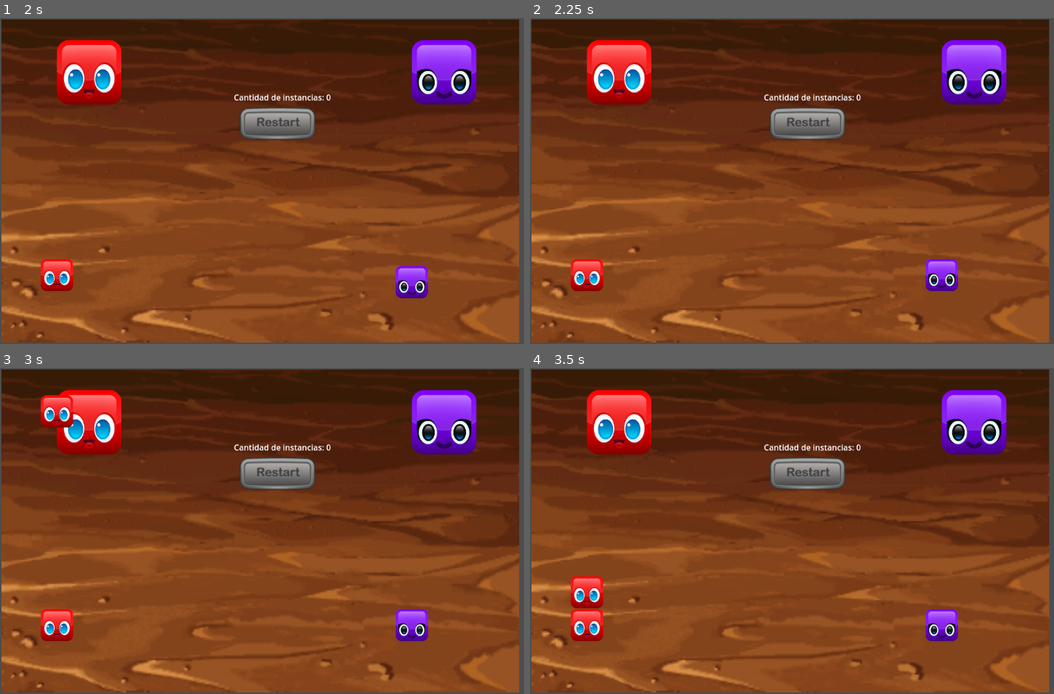
Above: before the commit, frames 1-4 (two rows, left to right).
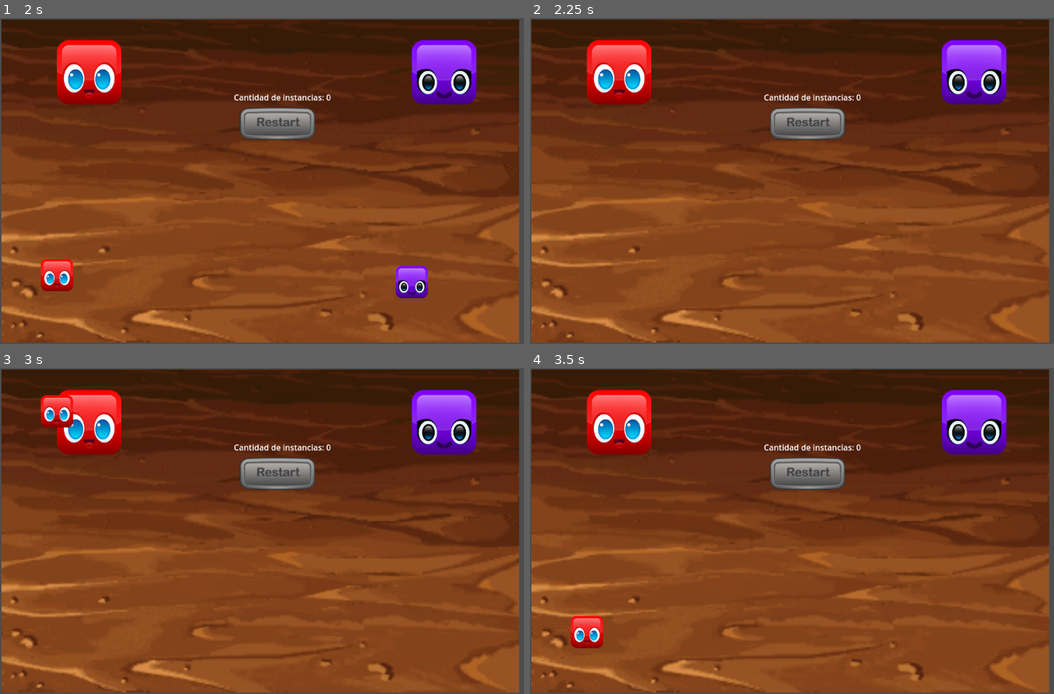
Above: after the commit, the same moments.

Repository: davidescalada/tarea-seniales
Game: Godot game, scene res://scenes/Menu/Menu.tscn
Same seed, same stepped clock (60 frames per second), same inputs: the game is played once before the commit and once after it.
Inputs (mouse positions are in pixels of both pictures, inside the frame that each line leads up to):
- Up to frame 1 (2 s): click (89, 73) at 0.5 s; click (445, 73) at 1.25 s
- Up to frame 2 (2.25 s): click (807, 122) at 2 s
- Up to frame 3 (3 s): click (89, 423) at 2.75 s
- Up to frame 4 (3.5 s): no input

Frame 1 is identical in both runs. In frame 2, 1.2% of the frame differs, in the area x 7-82%, y 73-84%; in frame 3, 1.2%; in frame 4, 1.9%, in the area x 7-82%, y 63-86%.

Commit message:
reset func
Se conecto la señal button_down en la escena reset y se llamo al grupo de blocks con la func delete

Diff:
--- /dev/null
+++ b/scenes/Buttons/Reset/Reset.gd
@@ -0,0 +1,16 @@
+extends TextureButton
+
+
+# Called when the node enters the scene tree for the first time.
+func _ready():
+	pass # Replace with function body.
+
+
+# Called every frame. 'delta' is the elapsed time since the previous frame.
+func _process(delta):
+	pass
+
+
+func _on_button_down():
+	get_tree().call_group("blocks", "delete")
+	pass
--- a/scenes/Buttons/Reset/Reset.tscn
+++ b/scenes/Buttons/Reset/Reset.tscn
@@ -1,11 +1,10 @@
-[gd_scene load_steps=2 format=2]
+[gd_scene load_steps=3 format=3 uid="uid://c5gu77vomj3vw"]
 
-[ext_resource path="res://assets/restart.png" type="Texture" id=1]
+[ext_resource type="Texture2D" uid="uid://dlrbytvyhp1kb" path="res://assets/restart.png" id="1"]
+[ext_resource type="Script" path="res://scenes/Buttons/Reset/Reset.gd" id="2_r62je"]
 
 [node name="Reset" type="TextureButton"]
-margin_right = 40.0
-margin_bottom = 40.0
-texture_normal = ExtResource( 1 )
-__meta__ = {
-"_edit_use_anchors_": false
-}
+texture_normal = ExtResource("1")
+script = ExtResource("2_r62je")
+
+[connection signal="button_down" from="." to="." method="_on_button_down"]
